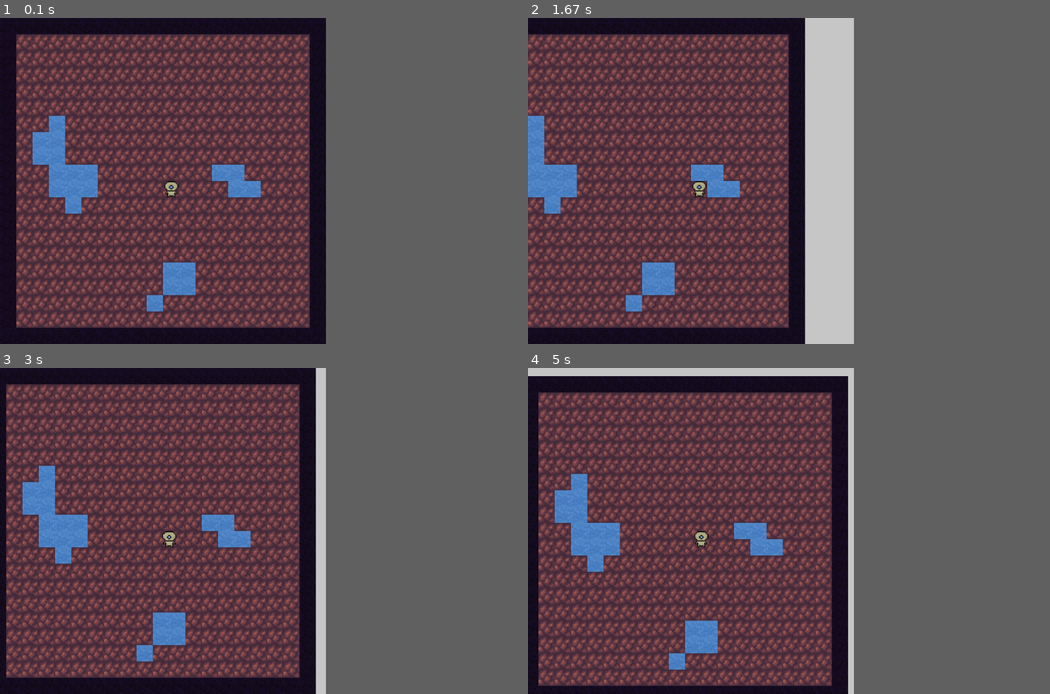
Above: before the commit, frames 1-4 (two rows, left to right).
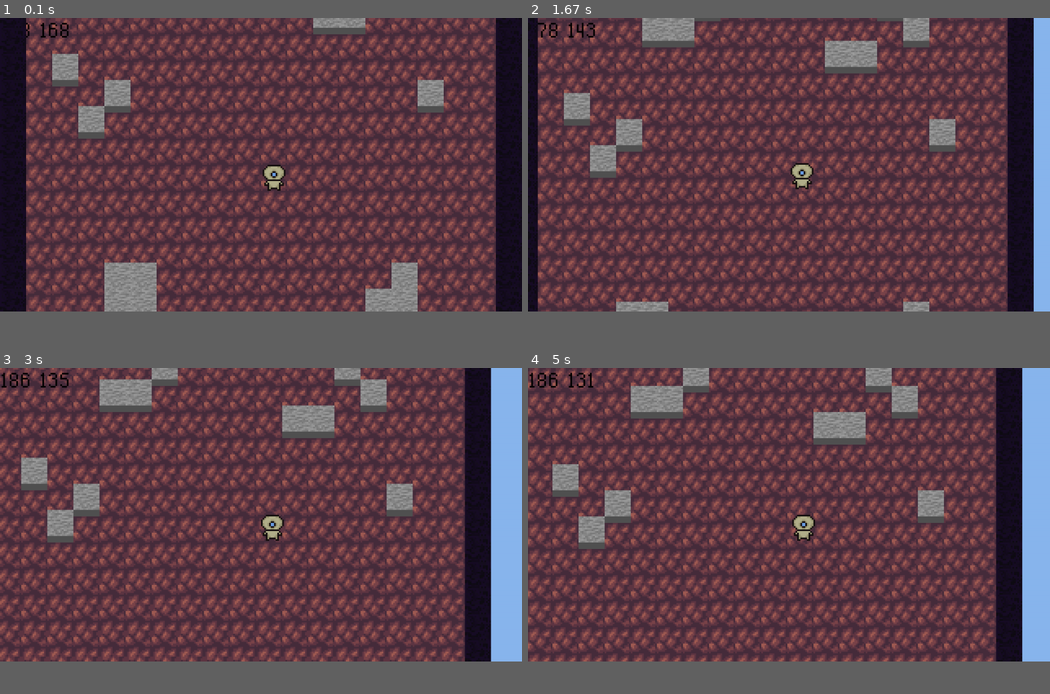
Above: after the commit, the same moments.

Repository: matswinkels/PYGAME-Project-Undergrounder
Game: pygame game, started from main.py
Two runs of this game, one before a commit and one after it. Both use one fixed random seed, a clock stepped at 60 frames per second and the inputs below.
Inputs:
- Up to frame 1 (0.1 s): no input
- Up to frame 2 (1.67 s): hold Right 0.33-0.8 s; hold A 0.83-1.13 s; hold Up 0.83-1.13 s; tap S at 1.17 s; hold Up from 1.5 s (still down)
- Up to frame 3 (3 s): release Up at 1.8 s; tap Shift at 1.83 s; hold Right 2.17-2.63 s; hold Left from 2.67 s (still down)
- Up to frame 4 (5 s): release Left at 3.2 s; hold Down 3.23-3.53 s; hold Left 3.57-3.97 s; hold Up 4-4.37 s; hold Right from 4.4 s (still down)
In our replay, the window is 562x562 before the commit and 900x506 after it. These sizes can differ from the game's own. Grey fills any space a smaller window leaves; there, only what the larger window draws over its background counts as a difference.

The runs differ from the first frame. In frame 1, 48% of the frame differs, in the area x 0-100%, y 0-100%; in frame 2, 56%; in frame 3, 53%; in frame 4, 53%.

Commit message:
rendering improvement and changes

Diff:
--- a/main.py
+++ b/main.py
@@ -1,18 +1,14 @@
 import pygame, sys, os
 from load_map import load_map
-
-texture_stone = pygame.image.load('img/stone.png')
-texture_dirt = pygame.image.load('img/dirt.png')
-texture_water = pygame.image.load('img/water.png')
-texture_character = pygame.image.load('img/character.png')
-texture_barrier = pygame.image.load('img/barrier.png')
+from textures import TEXTURES
+
 pygame.display.set_caption("Undergrounder")
-
-game_map = load_map('maps/map1')
-
-WINDOW_SIZE = (1000, 1000)
+game_map1 = load_map('maps/map1')
+entities_map1 = load_map('maps/entities1')
+upper_map1 = load_map('maps/uppermap1')
+WINDOW_SIZE = (1600, 900)
 TILE_SIZE = 16
-SURFACE_SIZE = (320, 320)
+SURFACE_SIZE = (320, 180)
 impassable_blocks = []
 
 
@@ -25,7 +21,7 @@
             TILE_SIZE,
             TILE_SIZE
         )
-        self.speed = 2
+        self.speed = 1
 
     def move(self, x, y):
         if x != 0: self.move_on_axis(x, 0)
@@ -55,10 +51,11 @@
         self.running = True
         self.screen = None
         self.display = None
-        self.background_color = (200,200,200)
+        self.background_color = (137,182,238)
         self.clock = pygame.time.Clock()
         self.camera_x = 0
         self.camera_y = 0
+        self.fonts = None
 
     def app_init(self):
         '''initialize all PyGame modules, create main display and
@@ -81,40 +78,88 @@
                 self.running = False
 
         key = pygame.key.get_pressed()
-        if key[pygame.K_LEFT]:
+        if key[pygame.K_LEFT] or key[pygame.K_a]:
             player.move(-player.speed, 0)
-        if key[pygame.K_RIGHT]:
+        if key[pygame.K_RIGHT] or key[pygame.K_d]:
             player.move(player.speed, 0)
-        if key[pygame.K_UP]:
+        if key[pygame.K_UP] or key[pygame.K_w]:
             player.move(0, -player.speed)
-        if key[pygame.K_DOWN]:
+        if key[pygame.K_DOWN] or key[pygame.K_s]:
             player.move(0, player.speed)
+        if key[pygame.K_LSHIFT]:
+            player.speed = 2
+        else: player.speed = 1
+
+    def load_fonts(self):
+        """load all fonts"""
+        self.fonts = {
+            'font1': pygame.font.Font('fonts/rainyhearts.ttf', 16)
+        }
+
+    def render_player_coords(self, player):
+        """show coordinates of a player character"""
+        self.display.blit(
+                self.fonts['font1'].render(str(int(player.rect.x + TILE_SIZE / 2)) + ' ' + str(int(player.rect.y + TILE_SIZE / 2)), True, (0, 0, 0)),
+                (0, 0)
+            )
+
+    def render_player_texture(self, player):
+        self.display.blit(
+            TEXTURES['character'],
+            (player.rect.x - self.camera_x, player.rect.y - self.camera_y)
+        )
 
     def render_texture(self, texture_name, x, y):
-        """render single texture for app_render_map func"""
+        """render single texture for app_render_map and app_render_entitie func"""
         self.display.blit(texture_name, (
                         x * TILE_SIZE - self.camera_x,
                         y * TILE_SIZE - self.camera_y
                     ))
 
-    def app_render_map(self):
-        """render map"""
-        map_y = 0
-        for row in game_map:
-            map_x = 0
-            for tile in row:
-                if tile == '0':   self.render_texture(texture_stone, map_x, map_y)
-                elif tile == '1': self.render_texture(texture_dirt, map_x, map_y)
-                elif tile == '2': self.render_texture(texture_water, map_x, map_y)
-                elif tile == '3': self.render_texture(texture_barrier, map_x, map_y)
-
-                map_x += 1
-            map_y += 1
-
-    def app_create_barriers(self):
-        """Create barriers across the map"""
-        map_y = 0
-        for row in game_map:
+    def app_render_bottom_map(self, rmap):
+        """render bottom level of a map, rmap <- map to render"""
+
+        map_y = 0
+        for row in rmap:
+            map_x = 0
+            for tile in row:
+                if tile == '1': self.render_texture(TEXTURES['dirt'], map_x, map_y)
+                elif tile == '2': self.render_texture(TEXTURES['water'], map_x, map_y)
+                elif tile == '3': self.render_texture(TEXTURES['barrier'], map_x, map_y)
+                elif tile == '4': self.render_texture(TEXTURES['stone'], map_x, map_y)
+
+                map_x += 1
+            map_y += 1
+
+    def app_render_upper_map(self, umap):
+        """render upper level of a map, umap <- map to render"""
+        map_y = 0
+        for row in umap:
+            map_x = 0
+            for tile in row:
+                if tile == '1': self.render_texture(TEXTURES['dirt'], map_x, map_y - 1/4)
+                elif tile == '2': self.render_texture(TEXTURES['water'], map_x, map_y - 1/4)
+                elif tile == '3': self.render_texture(TEXTURES['barrier'], map_x, map_y - 1/4)
+                elif tile == '4': self.render_texture(TEXTURES['stone'], map_x, map_y - 1/4)
+
+                map_x += 1
+            map_y += 1
+
+    def app_render_entities(self, emap):
+        """render entities, emap <- entities map to render entities from"""
+        map_y = 0
+        for row in emap:
+            map_x = 0
+            for tile in row:
+                if tile == '5': self.render_texture(TEXTURES['berry'], map_x, map_y)
+
+                map_x +=1
+            map_y += 1
+
+    def app_create_barriers(self, bmap, umap):
+        """Create barriers across the map, bamp <- bottom lvl map, umap <- upper lvl map"""
+        map_y = 0
+        for row in bmap:
             map_x = 0
             for tile in row:
                 if tile == '2': Barrier((map_x * TILE_SIZE, map_y * TILE_SIZE))
@@ -122,6 +167,16 @@
 
                 map_x += 1
             map_y += 1
+
+        map_y = 0
+        for row in umap:
+            map_x = 0
+            for tile in row:
+                if tile != '0': Barrier((map_x * TILE_SIZE, map_y * TILE_SIZE))
+
+                map_x += 1
+            map_y += 1
+
 
     def update_camera_position(self, player):
         '''update camera when moving with a character'''
@@ -139,16 +194,20 @@
             self.running = False
 
         player = Player()
-        self.app_create_barriers()
-
+        self.app_create_barriers(game_map1, upper_map1)
+        self.load_fonts()
 
         while (self.running):
 
             self.display.fill(self.background_color)
             self.update_camera_position(player)
             self.app_event(player)
-            self.app_render_map()
-            self.display.blit(texture_character, (player.rect.x - self.camera_x, player.rect.y - self.camera_y))
+            self.app_render_bottom_map(game_map1)
+            self.app_render_entities(entities_map1)
+            self.render_player_texture(player)
+            self.render_player_coords(player)
+            self.app_render_upper_map(upper_map1)
+
 
             surf = pygame.transform.scale(
                 self.display,
--- /dev/null
+++ b/maps/entities1.txt
@@ -0,0 +1,20 @@
+00000000000000000000
+00000000000000000000
+00000000000000000000
+00000000000000000000
+00000000000000000000
+00000000000000000000
+00000000000000000000
+00000000000000000000
+00000000000000000000
+00000000000000000000
+00000000000000000000
+00000000000000000000
+00000000000000000000
+00000000000000000000
+00000000000000000000
+00000000000000000000
+00000000000000000000
+00000000000000000000
+00000000000000000000
+00000000000000000000
--- a/maps/map1.txt
+++ b/maps/map1.txt
@@ -4,17 +4,17 @@
 31111111111111111113
 31111111111111111113
 31111111111111111113
-31121111111111111113
-31221111111111111113
-31221111111111111113
-31122211111112211113
-31122211111111221113
-31112111111111111113
 31111111111111111113
 31111111111111111113
 31111111111111111113
-31111111112211111113
-31111111112211111113
-31111111121111111113
+31111111111111111113
+31111111111111111113
+31111111111111111113
+31111111111111111113
+31111111111111111113
+31111111111111111113
+31111111111111111113
+31111111111111111113
+31111111111111111113
 31111111111111111113
 33333333333333333333
--- /dev/null
+++ b/maps/uppermap1.txt
@@ -0,0 +1,20 @@
+33333333333333333333
+30000000000000000003
+30000004000000400003
+30000440000000040003
+30000000000044000003
+30000000000000000003
+30400000000000000003
+30004000000000004003
+30040000000000000003
+30000000000000000003
+30000000000000000003
+30000000000000000003
+30000000000000000003
+30000000000000000003
+30004400000000040003
+30004400000000440003
+30000040000000000003
+30000000000000000003
+30000004000000000003
+33333333333333333333
--- /dev/null
+++ b/textures.py
@@ -0,0 +1,10 @@
+import pygame
+
+TEXTURES = {                                                    # ID
+    'stone':        pygame.image.load('img/stone2.png'),        # 4
+    'dirt':         pygame.image.load('img/dirt2.png'),         # 1
+    'water':        pygame.image.load('img/water2.png'),        # 2
+    'barrier':      pygame.image.load('img/barrier2.png'),      # 3
+    'character':    pygame.image.load('img/character.png'),
+    'berry':        pygame.image.load('img/berry.png')          # 5
+}
Binary file added: fonts/rainyhearts.ttf
Binary file added: img/barrier2.png
Binary file added: img/berry.png
Binary file added: img/dirt2.png
Binary file added: img/stone2.png
Binary file changed: img/water2.png
